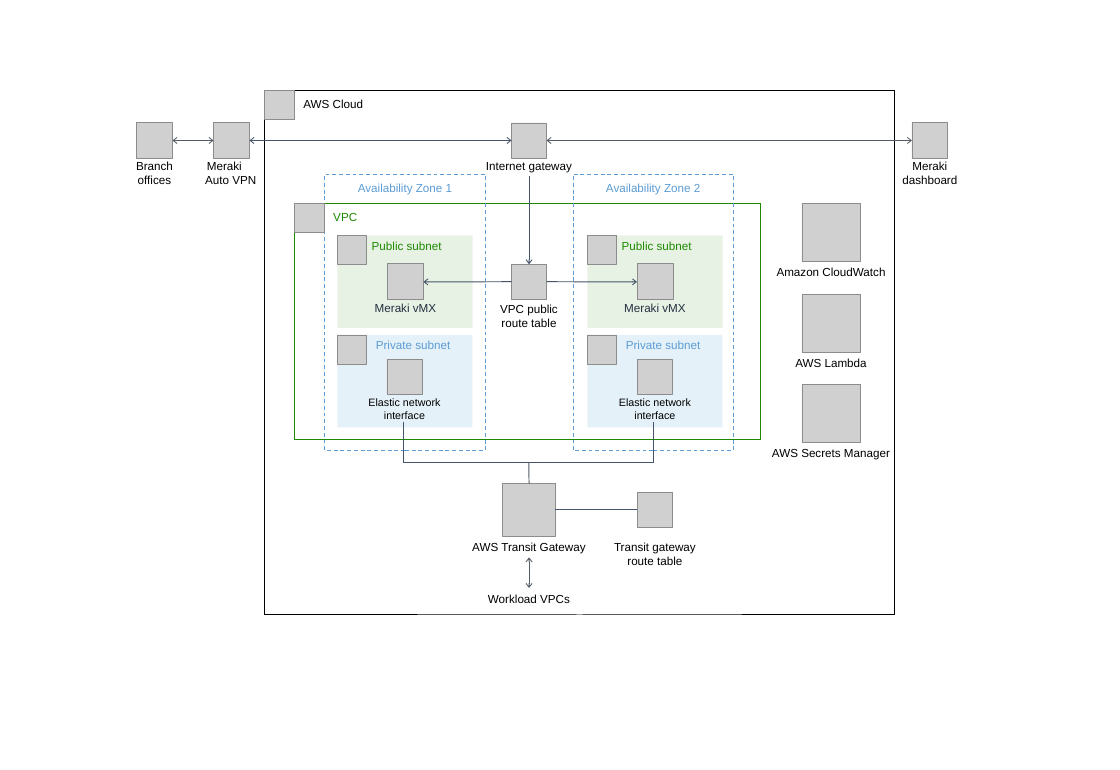
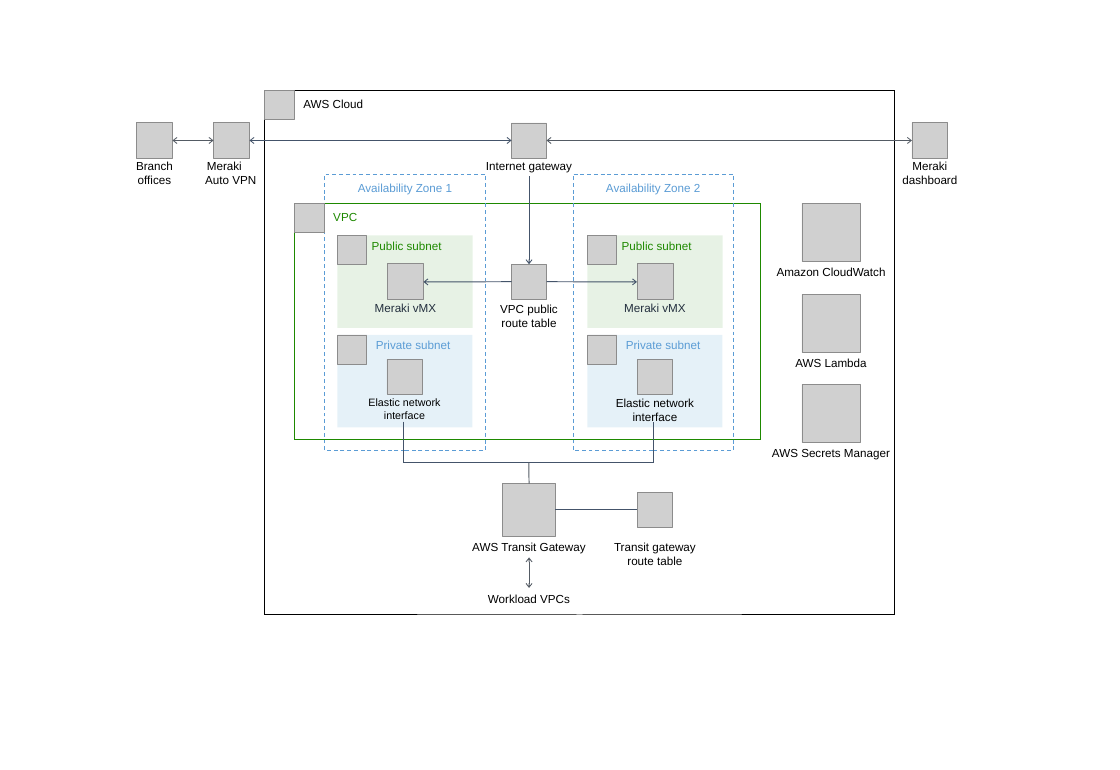
Before and after one commit to aws-quickstart/quickstart-cisco-meraki-sd-wan-vmx, a slide deck: slide 2 of docs/images/cisco-meraki-sd-wan-vmx-architecture-diagram.pptx. Drawn at 1120x770 pixels with LibreOffice and Linux fonts; fonts in the diff are those of the drawing; grey boxes stand for pictures. Boxes give left, top, right and bottom in pixels: in the first picture for what was removed or moved away, otherwise in the second. Text is boxed around its words. In the diff, an @@ line names an element or a change of style, - is before the commit and + after.

```diff
--- a/docs/images/cisco-meraki-sd-wan-vmx-architecture-diagram.pptx
+++ b/docs/images/cisco-meraki-sd-wan-vmx-architecture-diagram.pptx
@@ text "Elastic network interface" at <box>616,398,694,424</box>: size 11 to 12 pt @@
```
Also in this commit, not shown: 1 other slide changed, 2 other files.
